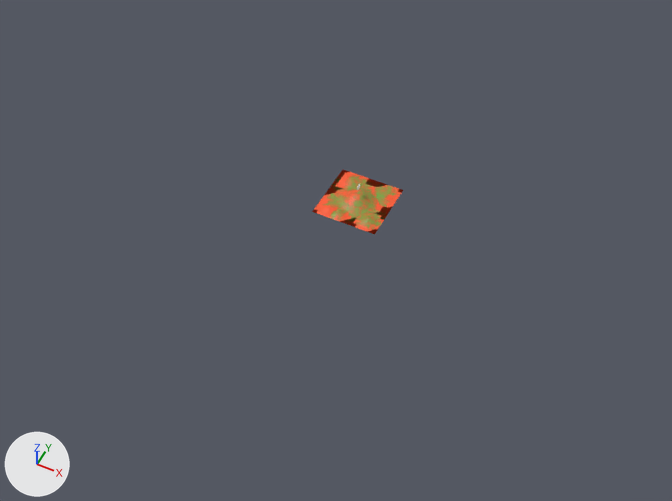
Before and after pictures for a commit that changed the Blender file assets/tile1/tiles_m.blend.
Before and after are seen from a 50 mm camera at (121.0, -263.0, 291.0) aimed at (0.0, -21.0, -12.0). Every picture has the same lights, and +X, +Y and +Z are marked at lower left.

In view in the first picture: 'Tile2', 'Tile3'.
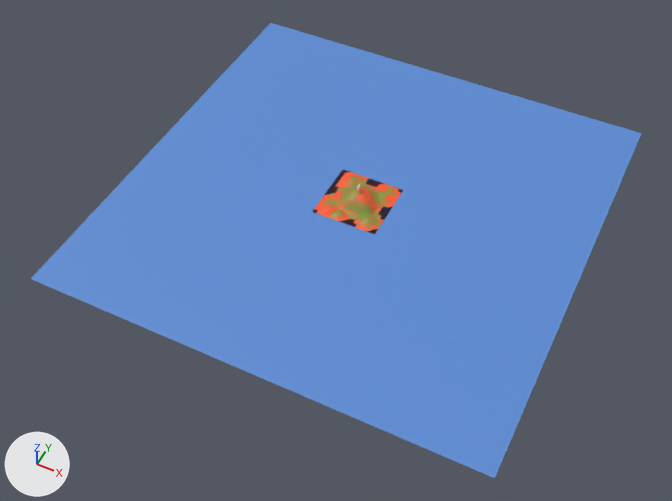
Boxes [x1, y1, x2, y2] around the edits, measured in the pictures (672 x 501 px):
'Ocean', shown (blue): after [31, 23, 642, 478]
'Tile1', shown: after [312, 171, 403, 233]
'Tile2', unchanged, covered by the edit: before [312, 170, 403, 234]; after [314, 186, 401, 217]

Patch to the scene script:
```diff
--- a/assets/tile1/tiles_m.blend.py
+++ b/assets/tile1/tiles_m.blend.py
@@ img_ocean_001 @@
+img_ocean_001 = load_image('Ocean.001', 'Ocean.png', 1024, 1024, 'sRGB')
@@ mat_ocean @@
+mat_ocean = principled_material('Ocean')
+mat_ocean.texture = img_ocean_001
@@ me_plane_009 @@
 me_plane_009.from_pydata(...)  # 4 vertices, 1 face; spans x -1.0..1.0, y -1.0..1.0, z 0.0
-me_plane_009.materials.append(mat_dirt)  # picture img_dirt
+me_plane_009.materials.append(mat_ocean)  # picture img_ocean_001
@@ ob_tile1 @@
 ob_tile1.location = (0.0, 0.0, 0.0)
-ob_tile1.hide_set(True)
@@ ob_ocean @@
 ob_ocean.scale = (100.0, 100.0, 100.0)
-ob_ocean.hide_set(True)
```
